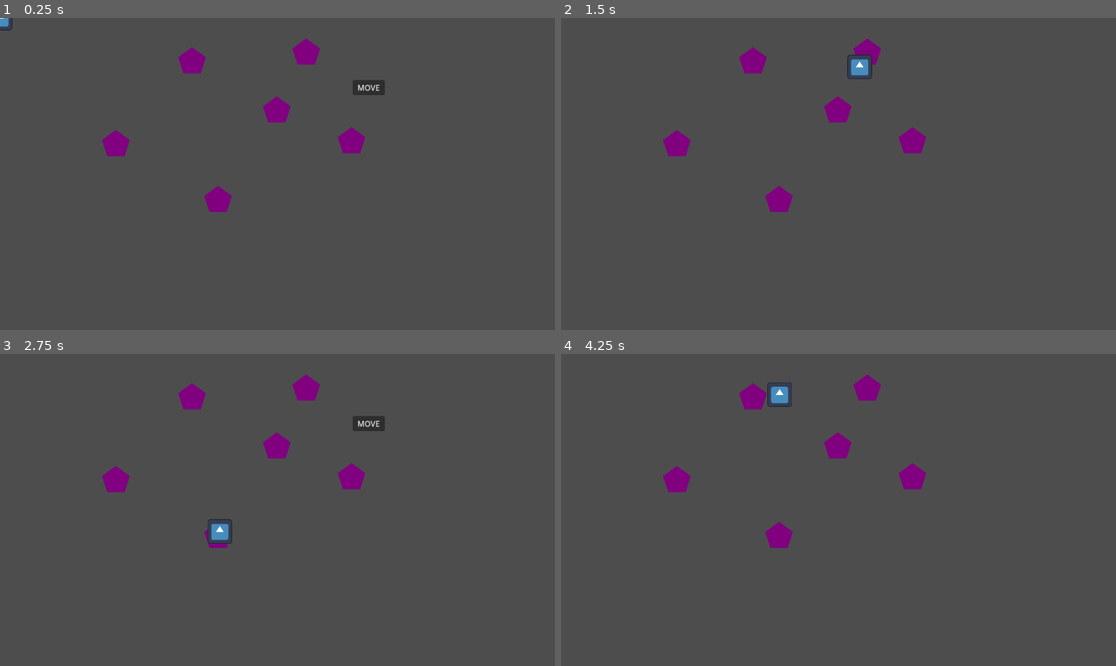
Above: before the commit, frames 1-4 (two rows, left to right).
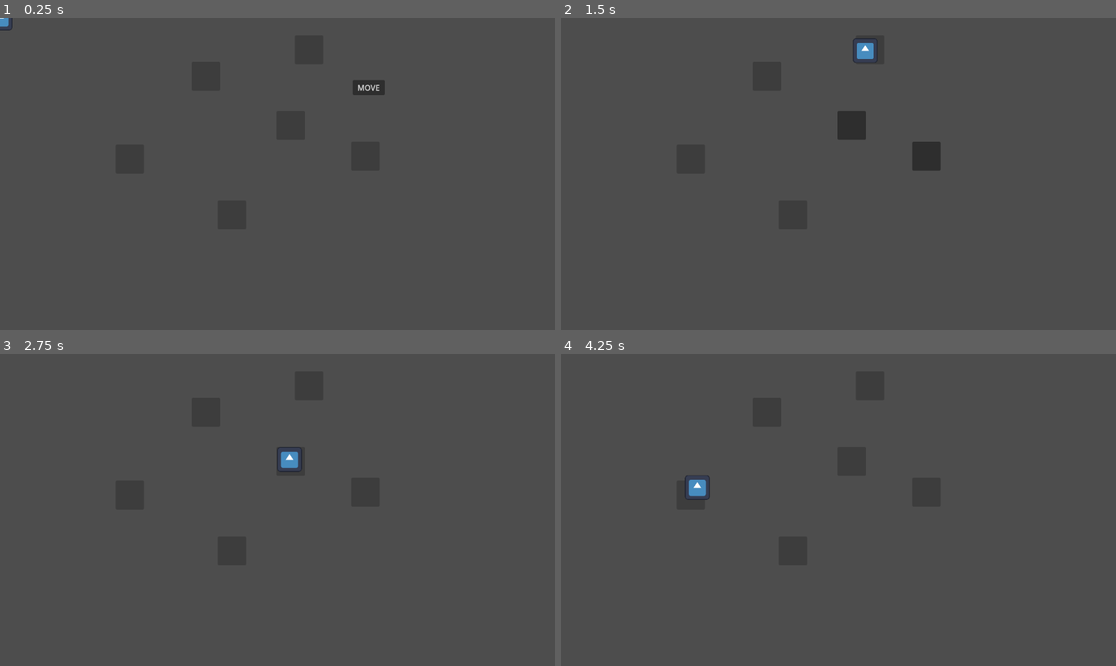
Above: after the commit, the same moments.

Repository: hfxbse/mparty
Game: Godot game, scene res://main/main.tscn
Two runs of this game, one before a commit and one after it. Both use one fixed random seed, a clock stepped at 60 frames per second and the inputs below. The engine's default icon, where the game draws it, is replaced by a stand-in: a white triangle on a blue panel in a dark square.
Inputs (mouse positions are in pixels of both pictures, inside the frame that each line leads up to):
- Up to frame 1 (0.25 s): no input
- Up to frame 2 (1.5 s): click "MOVE" at 0.5 s; click (838, 108) at 1.27 s
- Up to frame 3 (2.75 s): click (288, 460) at 2.02 s
- Up to frame 4 (4.25 s): click (927, 422) at 2.75 s, where only the run before the commit has a clickable "MOVE"; click (927, 422) at 3.5 s, where only the run after the commit has a clickable "MOVE"

The runs differ from the first frame. In frame 1, 1.8% of the frame differs, in the area x 18-66%, y 6-63%; in frame 2, 2.8%, in the area x 18-69%, y 6-63%; in frame 3, 2.2%; in frame 4, 2.2%.

Commit message:
use button as base for the fields
Also restructure the map directory structure as well as using the
field type as a base for the split field.

Diff:
--- a/map/field.gd
+++ /dev/null
@@ -1,7 +0,0 @@
-class_name Field extends Node2D
-
-@onready var path = $Path
-@onready var button = $TextureButton
-
-func move(player: Player):
-	return path.move(player.get_path())
--- a/map/field.svg
+++ /dev/null
@@ -1,61 +0,0 @@
-<?xml version="1.0" encoding="UTF-8" standalone="no"?>
-<!-- Created with Inkscape (http://www.inkscape.org/) -->
-
-<svg
-   width="210mm"
-   height="297mm"
-   viewBox="0 0 210 297"
-   version="1.1"
-   id="svg5"
-   inkscape:version="1.2.2 (b0a8486541, 2022-12-01)"
-   sodipodi:docname="feld.svg"
-   xmlns:inkscape="http://www.inkscape.org/namespaces/inkscape"
-   xmlns:sodipodi="http://sodipodi.sourceforge.net/DTD/sodipodi-0.dtd"
-   xmlns="http://www.w3.org/2000/svg"
-   xmlns:svg="http://www.w3.org/2000/svg">
-  <sodipodi:namedview
-     id="namedview7"
-     pagecolor="#ffffff"
-     bordercolor="#000000"
-     borderopacity="0.25"
-     inkscape:showpageshadow="2"
-     inkscape:pageopacity="0.0"
-     inkscape:pagecheckerboard="0"
-     inkscape:deskcolor="#d1d1d1"
-     inkscape:document-units="mm"
-     showgrid="false"
-     inkscape:zoom="0.47037037"
-     inkscape:cx="397.55906"
-     inkscape:cy="561.25984"
-     inkscape:window-width="1366"
-     inkscape:window-height="718"
-     inkscape:window-x="0"
-     inkscape:window-y="0"
-     inkscape:window-maximized="1"
-     inkscape:current-layer="layer1" />
-  <defs
-     id="defs2" />
-  <g
-     inkscape:label="Layer 1"
-     inkscape:groupmode="layer"
-     id="layer1">
-    <path
-       sodipodi:type="star"
-       style="fill:#800080;stroke-width:0.264583"
-       id="path111"
-       inkscape:flatsided="true"
-       sodipodi:sides="5"
-       sodipodi:cx="58.143528"
-       sodipodi:cy="96.859657"
-       sodipodi:r1="80.018799"
-       sodipodi:r2="64.736572"
-       sodipodi:arg1="0.93869278"
-       sodipodi:arg2="1.5670113"
-       inkscape:rounded="0"
-       inkscape:randomized="0"
-       d="M 105.42209,161.41774 11.355023,161.77379 -18.051919,72.420714 57.840656,16.841432 134.15179,71.844618 Z"
-       inkscape:transform-center-x="0.093593368"
-       inkscape:transform-center-y="-7.5520503"
-       transform="translate(48.561561,51.144911)" />
-  </g>
-</svg>
--- a/map/field.tscn
+++ /dev/null
@@ -1,33 +0,0 @@
-[gd_scene load_steps=8 format=3 uid="uid://v1lhq5i31xjj"]
-
-[ext_resource type="Script" path="res://map/field.gd" id="1_2jmv5"]
-[ext_resource type="Texture2D" uid="uid://rl4cst0d1vnb" path="res://map/field.svg" id="2_egjg3"]
-[ext_resource type="PackedScene" uid="uid://bt0fygqn3yfuv" path="res://map/path.tscn" id="3_8fjc0"]
-[ext_resource type="Texture2D" uid="uid://bvec52gahl5ca" path="res://map/fieldclickable.svg" id="4_y7j4g"]
-[ext_resource type="Texture2D" uid="uid://bfgih7pekieu" path="res://map/fieldclickable_hover.svg" id="5_l3unr"]
-[ext_resource type="Script" path="res://map/textureButton.gd" id="6_3333o"]
-
-[sub_resource type="Curve2D" id="Curve2D_hrhyr"]
-
-[node name="Node2D" type="Node2D"]
-position = Vector2(166, 96)
-script = ExtResource("1_2jmv5")
-metadata/_edit_group_ = true
-
-[node name="Sprite2D" type="Sprite2D" parent="."]
-scale = Vector2(0.1, 0.1)
-texture = ExtResource("2_egjg3")
-
-[node name="Path" parent="." instance=ExtResource("3_8fjc0")]
-curve = SubResource("Curve2D_hrhyr")
-
-[node name="TextureButton" type="TextureButton" parent="."]
-visible = false
-offset_left = -31.0
-offset_top = -26.0
-offset_right = 609.0
-offset_bottom = 454.0
-scale = Vector2(0.1, 0.1)
-texture_normal = ExtResource("4_y7j4g")
-texture_hover = ExtResource("5_l3unr")
-script = ExtResource("6_3333o")
--- a/map/fieldclickable.svg
+++ /dev/null
@@ -1,10 +0,0 @@
-<?xml version="1.0" encoding="UTF-8" standalone="no" ?>
-<!DOCTYPE svg PUBLIC "-//W3C//DTD SVG 1.1//EN" "http://www.w3.org/Graphics/SVG/1.1/DTD/svg11.dtd">
-<svg xmlns="http://www.w3.org/2000/svg" xmlns:xlink="http://www.w3.org/1999/xlink" version="1.1" width="640" height="480" viewBox="0 0 640 480" xml:space="preserve">
-<desc>Created with Fabric.js 3.6.6</desc>
-<defs>
-</defs>
-<g transform="matrix(3.11 0 0 3.11 320.37 234.63)" id="path111"  >
-<path style="stroke: none; stroke-width: 0.264583; stroke-dasharray: none; stroke-linecap: butt; stroke-dashoffset: 0; stroke-linejoin: miter; stroke-miterlimit: 4; fill: rgb(255,240,0); fill-rule: nonzero; opacity: 1;"  transform=" translate(-58.05, -89.31)" d="M 105.42209 161.41774 L 11.355023 161.77379 L -18.051919 72.420714 L 57.840656 16.841432 L 134.15179 71.844618 Z" stroke-linecap="round" />
-</g>
-</svg>
--- a/map/fieldclickable_hover.svg
+++ /dev/null
@@ -1,10 +0,0 @@
-<?xml version="1.0" encoding="UTF-8" standalone="no" ?>
-<!DOCTYPE svg PUBLIC "-//W3C//DTD SVG 1.1//EN" "http://www.w3.org/Graphics/SVG/1.1/DTD/svg11.dtd">
-<svg xmlns="http://www.w3.org/2000/svg" xmlns:xlink="http://www.w3.org/1999/xlink" version="1.1" width="640" height="480" viewBox="0 0 640 480" xml:space="preserve">
-<desc>Created with Fabric.js 3.6.6</desc>
-<defs>
-</defs>
-<g transform="matrix(3.11 0 0 3.11 320.37 234.63)" id="path111"  >
-<path style="stroke: none; stroke-width: 0.264583; stroke-dasharray: none; stroke-linecap: butt; stroke-dashoffset: 0; stroke-linejoin: miter; stroke-miterlimit: 4; fill: rgb(255,179,0); fill-rule: nonzero; opacity: 1;"  transform=" translate(-58.05, -89.31)" d="M 105.42209 161.41774 L 11.355023 161.77379 L -18.051919 72.420714 L 57.840656 16.841432 L 134.15179 71.844618 Z" stroke-linecap="round" />
-</g>
-</svg>
--- /dev/null
+++ b/map/fields/field.gd
@@ -0,0 +1,22 @@
+class_name Field extends Button
+
+@onready var path = $Path
+
+signal picked
+
+
+func move(player: Player):
+	return path.move(player.get_path())
+
+
+func enable_picker():
+	disabled = false
+	return picked
+
+
+func disable_picker():
+	disabled = true
+
+
+func _on_pressed():
+	if !disabled: picked.emit()
--- /dev/null
+++ b/map/fields/field.tscn
@@ -0,0 +1,25 @@
+[gd_scene load_steps=4 format=3 uid="uid://v1lhq5i31xjj"]
+
+[ext_resource type="Script" path="res://map/fields/field.gd" id="1_2jmv5"]
+[ext_resource type="PackedScene" uid="uid://bt0fygqn3yfuv" path="res://map/path/path.tscn" id="3_8fjc0"]
+
+[sub_resource type="Curve2D" id="Curve2D_hrhyr"]
+_data = {
+"points": PackedVector2Array(0, 0, 0, 0, 31, 39, 0, 0, 0, 0, -7, 179)
+}
+point_count = 2
+
+[node name="Field" type="Button"]
+offset_left = -29.0
+offset_top = -30.0
+offset_right = 30.0
+offset_bottom = 30.0
+focus_mode = 0
+disabled = true
+script = ExtResource("1_2jmv5")
+metadata/_edit_group_ = true
+
+[node name="Path" parent="." instance=ExtResource("3_8fjc0")]
+curve = SubResource("Curve2D_hrhyr")
+
+[connection signal="pressed" from="." to="." method="_on_pressed"]
--- a/map/splitField.gd
+++ b/map/fields/split_field/split_field.gd
@@ -1,5 +1,6 @@
-class_name SplitField extends Field
+class_name SplitField extends Node2D
 
+@onready var field = $Field
 @onready var path2 = $Path2
 
 signal path_picked
@@ -12,25 +13,25 @@
 
 func enable_path_option(path, picked_signal, receiver):
 	picked_signal.connect(receiver)
-	path.target.button.activate(picked_signal)
+	path.target.enable_picker().connect(receiver)
 
 
 func disable_path_option(path, picked_signal, receiver):
 	picked_signal.disconnect(receiver)
-	path.target.button.deactivate()
+	path.target.disable_picker()
 
 
 func move(player: Player):
 	playerPath = player.get_path()
 
-	enable_path_option(path, path_picked, _on_path_picked)
+	enable_path_option(field.path, path_picked, _on_path_picked)
 	enable_path_option(path2, path2_picked, _on_path2_picked)
 
 	return step_completed
 
 
 func on_picked_handler(picked_path):
-	disable_path_option(path, path_picked, _on_path_picked)
+	disable_path_option(field.path, path_picked, _on_path_picked)
 	disable_path_option(path2, path2_picked, _on_path2_picked)
 
 	path_ended = picked_path.move(playerPath)
@@ -38,7 +39,7 @@
 
 
 func _on_path_picked():
-	on_picked_handler(path)
+	on_picked_handler(field.path)
 
 
 func _on_path2_picked():
--- /dev/null
+++ b/map/fields/split_field/split_field.tscn
@@ -0,0 +1,15 @@
+[gd_scene load_steps=4 format=3 uid="uid://dmjan161owmyb"]
+
+[ext_resource type="Script" path="res://map/fields/split_field/split_field.gd" id="1_h8aqv"]
+[ext_resource type="PackedScene" uid="uid://v1lhq5i31xjj" path="res://map/fields/field.tscn" id="2_7dfxf"]
+[ext_resource type="PackedScene" uid="uid://bt0fygqn3yfuv" path="res://map/path/path.tscn" id="2_ow1ja"]
+
+[node name="SplitField" type="Node2D"]
+script = ExtResource("1_h8aqv")
+metadata/_edit_group_ = true
+
+[node name="Field" parent="." instance=ExtResource("2_7dfxf")]
+
+[node name="Path2" parent="." instance=ExtResource("2_ow1ja")]
+
+[editable path="Field"]
--- a/map/map.gd
+++ b/map/map.gd
@@ -7,10 +7,12 @@
 signal turn_ended
 @onready var start = $Start
 
+
 func move(player: Player, distance: int):
 	self.player = player
 	moves = distance
 	_step()
+
 
 func _on_step_completed():
 	step_completed.disconnect(_on_step_completed)
@@ -21,6 +23,7 @@
 
 	_step()
 
+
 func _step():
 	moves -= 1
 	step_completed = player.currentLocation.move(player)
--- a/map/map.tscn
+++ b/map/map.tscn
@@ -1,79 +1,36 @@
-[gd_scene load_steps=14 format=3 uid="uid://bcs3nvv2okhry"]
+[gd_scene load_steps=12 format=3 uid="uid://bcs3nvv2okhry"]
 
 [ext_resource type="Script" path="res://map/map.gd" id="1_4s7g8"]
-[ext_resource type="PackedScene" uid="uid://v1lhq5i31xjj" path="res://map/field.tscn" id="2_n4m0x"]
-[ext_resource type="PackedScene" uid="uid://dmjan161owmyb" path="res://map/splitField.tscn" id="3_1iw7h"]
+[ext_resource type="PackedScene" uid="uid://v1lhq5i31xjj" path="res://map/fields/field.tscn" id="2_n4m0x"]
+[ext_resource type="PackedScene" uid="uid://dmjan161owmyb" path="res://map/fields/split_field/split_field.tscn" id="3_1iw7h"]
 
 [sub_resource type="Curve2D" id="Curve2D_hojm5"]
 _data = {
-"points": PackedVector2Array(0, 0, 0, 0, 3, -2, 0, 0, 0, 0, 238, -23)
+"points": PackedVector2Array(0, 0, 0, 0, 34, 27, 0, 0, 0, 0, 244, -26)
 }
 point_count = 2
 
 [sub_resource type="Curve2D" id="Curve2D_13oju"]
 _data = {
-"points": PackedVector2Array(0, 0, 0, 0, 1, 1, 0, 0, 0, 0, -124, 185)
+"points": PackedVector2Array(0, 0, 0, 0, 27, 26, 0, 0, 0, 0, -89, 218)
 }
 point_count = 2
 
 [sub_resource type="Curve2D" id="Curve2D_aeh0y"]
 _data = {
-"points": PackedVector2Array(0, 0, 0, 0, 3, 1, 0, 0, 0, 0, -210, -120)
+"points": PackedVector2Array(0, 0, 0, 0, 32, 29, 0, 0, 0, 0, -186, -89)
 }
 point_count = 2
 
 [sub_resource type="Curve2D" id="Curve2D_hqy1u"]
 _data = {
-"points": PackedVector2Array(0, 0, 0, 0, 2, -1, 0, 0, 0, 0, 161, -170)
+"points": PackedVector2Array(0, 0, 0, 0, 31, 27, 0, 0, 0, 0, 191, -144)
 }
 point_count = 2
 
-[sub_resource type="Curve2D" id="Curve2D_5pbjl"]
-_data = {
-"points": PackedVector2Array(0, 0, 0, 0, -2, 1, 0, 0, 0, 0, -60, 124)
-}
-point_count = 2
-
-[sub_resource type="GDScript" id="GDScript_82xim"]
-script/source = "extends Path2D
-
-signal field_reached
-@export var targetPath : NodePath
-@onready var target = get_node(targetPath)
-
-var active
-var follow
-
-func _ready():
-	active = false
-	follow = $Follow
-	follow.remote.update_position = false
-	follow.remote.update_rotation = false
-
-func _process(delta):
-	if !active:
-		return
-	follow.progress_ratio +=  delta*1.5
-	if follow.progress_ratio >= 0.95:
-		follow.progress_ratio = 1;
-		field_reached.emit()
-		active = false
-		follow.remote.update_position = false
-
-func move(player: NodePath):
-	follow.progress_ratio = 0
-	follow.remote.remote_path = player
-	follow.remote.update_position = true
-	get_node(player).currentLocation = target
-	active = true
-	return field_reached
-
-
-"
-
 [sub_resource type="Curve2D" id="Curve2D_ok3rb"]
 _data = {
-"points": PackedVector2Array(0, 0, 0, 0, 1, 2, 0, 0, 0, 0, 98, 183)
+"points": PackedVector2Array(0, 0, 0, 0, 6, 10, 0, 0, 0, 0, 116, 236)
 }
 point_count = 2
 
@@ -116,7 +73,7 @@
 
 [sub_resource type="Curve2D" id="Curve2D_uwo5w"]
 _data = {
-"points": PackedVector2Array(0, 0, 0, 0, 3, 1, 0, 0, 0, 0, -276, 117)
+"points": PackedVector2Array(0, 0, 0, 0, 21, 35, 0, 0, 0, 0, -244, 154)
 }
 point_count = 2
 
@@ -161,50 +118,69 @@
 script = ExtResource("1_4s7g8")
 
 [node name="Start" parent="." instance=ExtResource("2_n4m0x")]
-position = Vector2(398, 91)
+offset_left = 398.0
+offset_top = 91.0
+offset_right = 457.0
+offset_bottom = 151.0
 
-[node name="Path" parent="Start" index="1"]
+[node name="Path" parent="Start" index="0"]
 curve = SubResource("Curve2D_hojm5")
 targetPath = NodePath("../../Split1")
 
 [node name="Field1" parent="." instance=ExtResource("2_n4m0x")]
-position = Vector2(574, 193)
+offset_left = 574.0
+offset_top = 193.0
+offset_right = 633.0
+offset_bottom = 253.0
 
-[node name="Path" parent="Field1" index="1"]
+[node name="Path" parent="Field1" index="0"]
 curve = SubResource("Curve2D_13oju")
 targetPath = NodePath("../../Field2")
 
 [node name="Field2" parent="." instance=ExtResource("2_n4m0x")]
-position = Vector2(452, 379)
+offset_left = 452.0
+offset_top = 379.0
+offset_right = 511.0
+offset_bottom = 439.0
 
-[node name="Path" parent="Field2" index="1"]
+[node name="Path" parent="Field2" index="0"]
 curve = SubResource("Curve2D_aeh0y")
 targetPath = NodePath("../../Field3")
 
 [node name="Field3" parent="." instance=ExtResource("2_n4m0x")]
-position = Vector2(240, 263)
+offset_left = 240.0
+offset_top = 263.0
+offset_right = 299.0
+offset_bottom = 323.0
 
-[node name="Path" parent="Field3" index="1"]
+[node name="Path" parent="Field3" index="0"]
 curve = SubResource("Curve2D_hqy1u")
 targetPath = NodePath("../../Start")
 
 [node name="Split1" parent="." instance=ExtResource("3_1iw7h")]
-position = Vector2(635, 73)
+position = Vector2(639, 59)
 
-[node name="Path" parent="Split1" index="1"]
-curve = SubResource("Curve2D_5pbjl")
-script = SubResource("GDScript_82xim")
-targetPath = NodePath("../../Field1")
+[node name="Field" parent="Split1" index="0"]
+offset_left = -27.0
+offset_top = -23.0
+offset_right = 32.0
+offset_bottom = 37.0
 
-[node name="Path2" parent="Split1" index="3"]
+[node name="Path" parent="Split1/Field" index="0"]
+targetPath = NodePath("../../../Field1")
+
+[node name="Path2" parent="Split1" index="1"]
 curve = SubResource("Curve2D_ok3rb")
 script = SubResource("GDScript_7p5ic")
 targetPath = NodePath("../../Field4")
 
 [node name="Field4" parent="." instance=ExtResource("2_n4m0x")]
-position = Vector2(729, 257)
+offset_left = 729.0
+offset_top = 257.0
+offset_right = 788.0
+offset_bottom = 317.0
 
-[node name="Path" parent="Field4" index="1"]
+[node name="Path" parent="Field4" index="0"]
 curve = SubResource("Curve2D_uwo5w")
 script = SubResource("GDScript_ustxy")
 targetPath = NodePath("../../Field2")
@@ -214,4 +190,5 @@
 [editable path="Field2"]
 [editable path="Field3"]
 [editable path="Split1"]
+[editable path="Split1/Field"]
 [editable path="Field4"]
--- a/map/path.gd
+++ b/map/path/path.gd
@@ -18,10 +18,12 @@
 
 		follow.remote.update_position = false
 
+
 func move(player: NodePath):
 	follow.progress_ratio = 0
 	follow.remote.remote_path = player
 	follow.remote.update_position = true
 
 	get_node(player).currentLocation = target
+
 	return field_reached
--- a/map/path.tscn
+++ b/map/path/path.tscn
@@ -1,19 +1,19 @@
 [gd_scene load_steps=4 format=3 uid="uid://bt0fygqn3yfuv"]
 
-[ext_resource type="Script" path="res://map/path.gd" id="1_q0ti2"]
-[ext_resource type="Script" path="res://map/follow.gd" id="2_rdsi1"]
+[ext_resource type="Script" path="res://map/path/path.gd" id="1_8bvwn"]
+[ext_resource type="Script" path="res://map/path/follow.gd" id="2_nxan7"]
 
 [sub_resource type="Curve2D" id="Curve2D_ckhfd"]
 
 [node name="Path2D" type="Path2D"]
 curve = SubResource("Curve2D_ckhfd")
-script = ExtResource("1_q0ti2")
+script = ExtResource("1_8bvwn")
 metadata/_edit_group_ = true
 
 [node name="Follow" type="PathFollow2D" parent="."]
 position = Vector2(3, 2)
 rotation = 0.475592
-script = ExtResource("2_rdsi1")
+script = ExtResource("2_nxan7")
 
 [node name="RemoteTransform2D" type="RemoteTransform2D" parent="Follow"]
 update_position = false
--- a/map/splitField.tscn
+++ /dev/null
@@ -1,35 +0,0 @@
-[gd_scene load_steps=8 format=3 uid="uid://dmjan161owmyb"]
-
-[ext_resource type="Script" path="res://map/splitField.gd" id="1_apbol"]
-[ext_resource type="Texture2D" uid="uid://rl4cst0d1vnb" path="res://map/field.svg" id="2_csvaq"]
-[ext_resource type="PackedScene" uid="uid://bt0fygqn3yfuv" path="res://map/path.tscn" id="3_x5801"]
-[ext_resource type="Texture2D" uid="uid://bvec52gahl5ca" path="res://map/fieldclickable.svg" id="4_k8e4b"]
-[ext_resource type="Texture2D" uid="uid://bfgih7pekieu" path="res://map/fieldclickable_hover.svg" id="5_lgxva"]
-[ext_resource type="Script" path="res://map/textureButton.gd" id="6_x8j7d"]
-
-[sub_resource type="Curve2D" id="Curve2D_hrhyr"]
-
-[node name="Node2D" type="Node2D"]
-position = Vector2(166, 96)
-script = ExtResource("1_apbol")
-metadata/_edit_group_ = true
-
-[node name="Sprite2D" type="Sprite2D" parent="."]
-scale = Vector2(0.1, 0.1)
-texture = ExtResource("2_csvaq")
-
-[node name="Path" parent="." instance=ExtResource("3_x5801")]
-curve = SubResource("Curve2D_hrhyr")
-
-[node name="TextureButton" type="TextureButton" parent="."]
-visible = false
-offset_left = -31.0
-offset_top = -26.0
-offset_right = 609.0
-offset_bottom = 454.0
-scale = Vector2(0.1, 0.1)
-texture_normal = ExtResource("4_k8e4b")
-texture_hover = ExtResource("5_lgxva")
-script = ExtResource("6_x8j7d")
-
-[node name="Path2" parent="." instance=ExtResource("3_x5801")]
--- a/map/textureButton.gd
+++ /dev/null
@@ -1,14 +0,0 @@
-extends TextureButton
-
-var picked_signal
-
-func activate(callback_signal):
-	show()
-	picked_signal = callback_signal
-
-func deactivate():
-	hide()
-	picked_signal = null
-
-func _pressed():
-	picked_signal.emit()
--- a/player/player.gd
+++ b/player/player.gd
@@ -1,3 +1,3 @@
 class_name Player extends Node2D
 
-var currentLocation: Field
+var currentLocation
Not shown, removed: map/field.svg.import
Not shown, removed: map/fieldclickable.svg.import
Not shown, removed: map/fieldclickable_hover.svg.import
Renamed: map/follow.gd -> map/path/follow.gd
